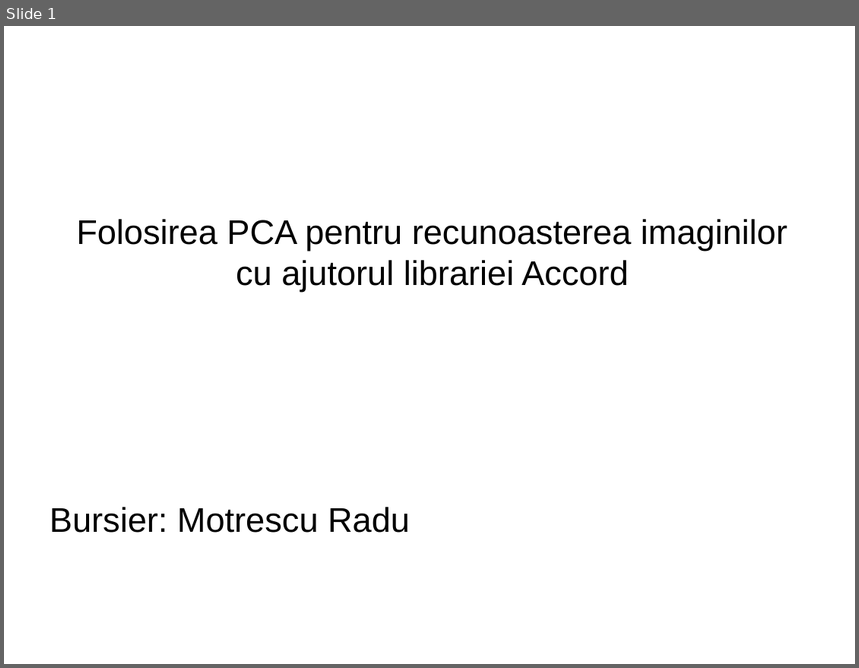
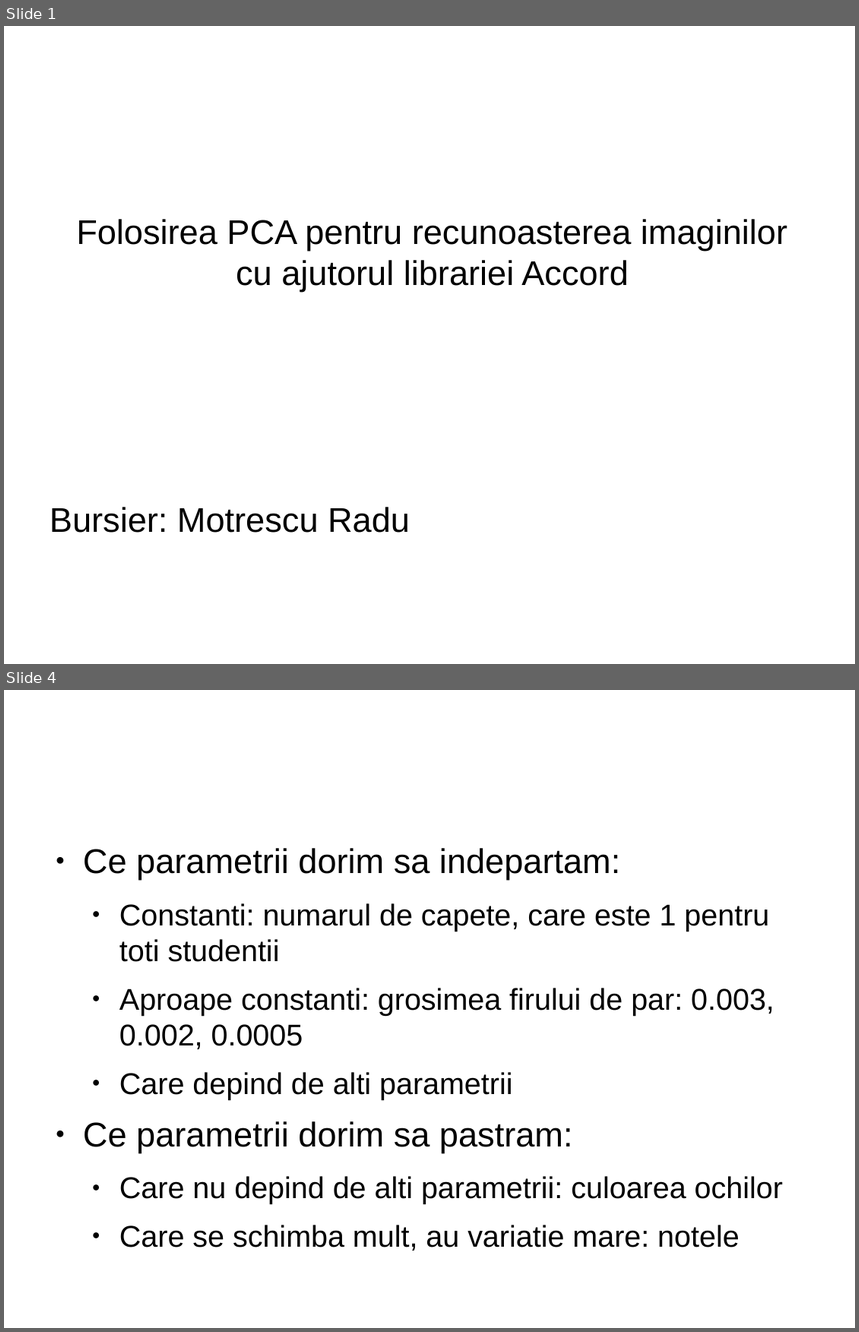
Before and after one commit to radumotrescu/SiemensDiscoverIT, a slide deck: PCA Presentation.odp. Shown one above the other, each under a label of ours: slide 1 before the commit, slides 1 and 4 after it; the slides between them are not shown. The pictures are 859x668 and 859x1332 pixels, drawn with LibreOffice and Linux fonts; fonts in the diff are those of the drawing. Boxes give left, top, right and bottom in pixels: in the first picture for what was removed or moved away, otherwise in the second. Text is boxed around its words. In the diff, an @@ line names an element or a change of style, - is before the commit and + after.

```diff
--- a/PCA Presentation.odp
+++ b/PCA Presentation.odp
@@ slide 4 added at (x1=4, y1=690, x2=855, y2=1328), background #FFFFFF @@
@@ text added at (x1=83, y1=848, x2=783, y2=1251), 28 pt, text #000000 @@
+● Ce parametrii dorim sa indepartam:
+  ● Constanti: numarul de capete, care este 1 pentru toti studentii
+  ● Aproape constanti: grosimea firului de par: 0.003, 0.002, 0.0005
+  ● Care depind de alti parametrii
+● Ce parametrii dorim sa pastram:
+  ● Care nu depind de alti parametrii: culoarea ochilor
+  ● Care se schimba mult, au variatie mare: notele
```
Also in this commit, not shown: 19 other slides added, 1 slide removed, 4 other files.
